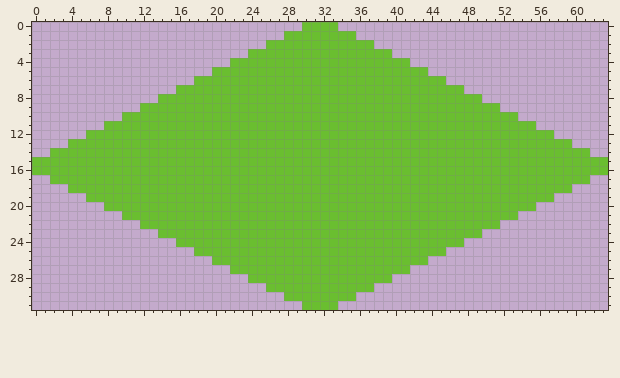
Two states of a pixel-art file, sprites/overworld/map_tiles/summer/road/road.aseprite. This is how it looked before the edit.
64x32 pixels, 1 frame.
After:
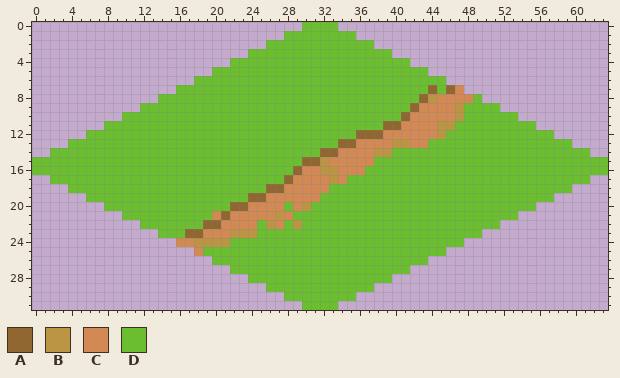
Palette (. is transparent): A #906730  B #bc9544  C #d38954  D #6abe30
From old to new:
{"change": "layer \"diagonal_1\" added"}
{"where": "layer \"diagonal_1\""}
{"y":7,"x":44,"old":"D","new":"A"}
{"y":7,"x":46,"old":"DD","new":"AC"}
{"y":8,"x":43,"old":"DDDDDD","new":"ABCCCC"}
{"y":9,"x":42,"old":"DDDDDD","new":"ACCCCB"}
{"y":10,"x":41,"old":"DDDDDDD","new":"ACCCCCB"}
{"y":11,"x":39,"old":"DDDDDDDD","new":"AACCCCBB"}
{"y":12,"x":36,"old":"DDDDDDDDDD","new":"AAACCCCCCB"}
{"y":13,"x":34,"old":"DDDDDDDDDD","new":"AACCCCBBCC"}
{"y":14,"x":32,"old":"DDDDDDDD","new":"AACCCCBB"}
{"y":15,"x":30,"old":"DDDDDDDD","new":"AABCCCCC"}
{"y":16,"x":29,"old":"DDDDDDDD","new":"ACCBBCCC"}
{"y":17,"x":28,"old":"DDDDDDD","new":"ACCCCBC"}
{"y":18,"x":26,"old":"DDDDDDD","new":"AACCCCC"}
{"y":19,"x":24,"old":"DDDDDDDD","new":"AACCCCCC"}
{"y":20,"x":22,"old":"DDDDDD","new":"AACCCC"}
{"y":20,"x":29,"old":"DD","new":"CB"}
{"y":21,"x":20,"old":"DDDDDDDDD","new":"CACCCCCBC"}
{"y":22,"x":19,"old":"DDDDDD","new":"AACCCC"}
{"y":22,"x":26,"old":"DD","new":"BC"}
{"y":22,"x":29,"old":"D","new":"B"}
{"y":23,"x":17,"old":"DDDDDDDD","new":"AACCCBBB"}
{"y":24,"x":16,"old":"DDDDDD","new":"CCBBBB"}
{"y":25,"x":18,"old":"D","new":"C"}
{"label":"changed","picture_box":[176,85,473,256]}
